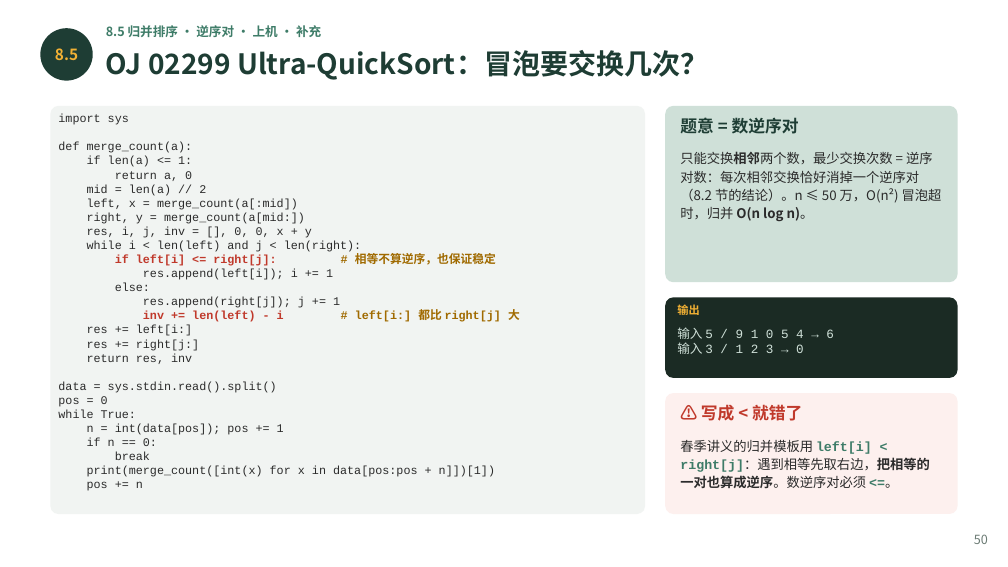
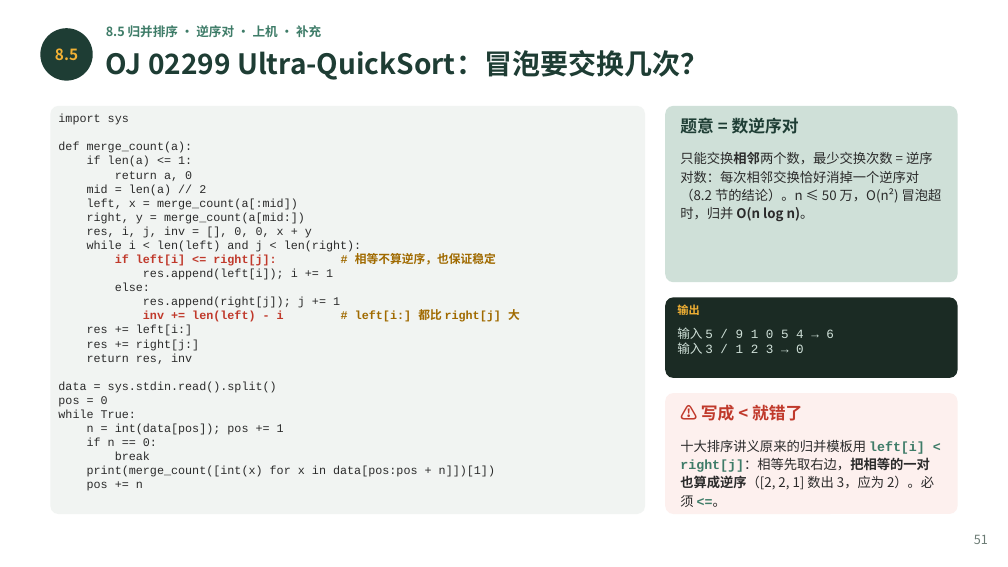
Before and after one commit to GMyhf/2026fall-cs201, a slide deck: slide 51 of courseware/202609_DSA_08_Sorting.pptx (slide 50 before the commit). Drawn at 1008x567 pixels with LibreOffice and Linux fonts; fonts in the diff are those of the drawing. Boxes give left, top, right and bottom in pixels: in the first picture for what was removed or moved away, otherwise in the second. Text is boxed around its words. In the diff, an @@ line names an element or a change of style, - is before the commit and + after.

```diff
--- a/courseware/202609_DSA_08_Sorting.pptx
+++ b/courseware/202609_DSA_08_Sorting.pptx
@@ text at [680,440,934,507]: text changed; bold off @@
-春季讲义的归并模板用 left[i] < right[j]：遇到相等先取右边，把相等的一对也算成逆序。数逆序对必须 <=。
+十大排序讲义原来的归并模板用 left[i] < right[j]：相等先取右边，把相等的一对也算成逆序（[2, 2, 1] 数出 3，应为 2）。必须 <=。
@@ text at [974,535,988,544]: text changed @@
-50
+51
```
Also in this commit, not shown: 48 other slides changed, 2 slides added, 2 other files.
